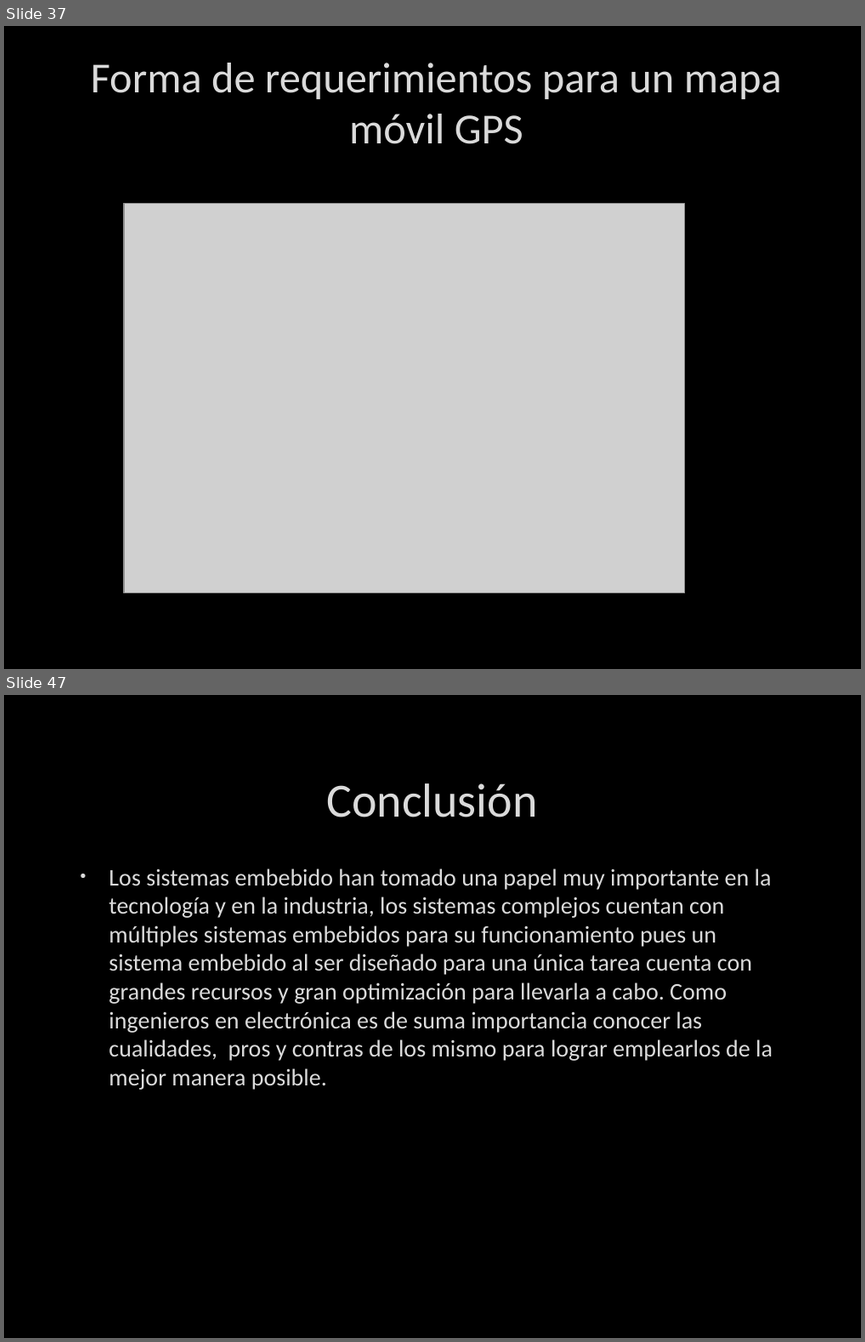
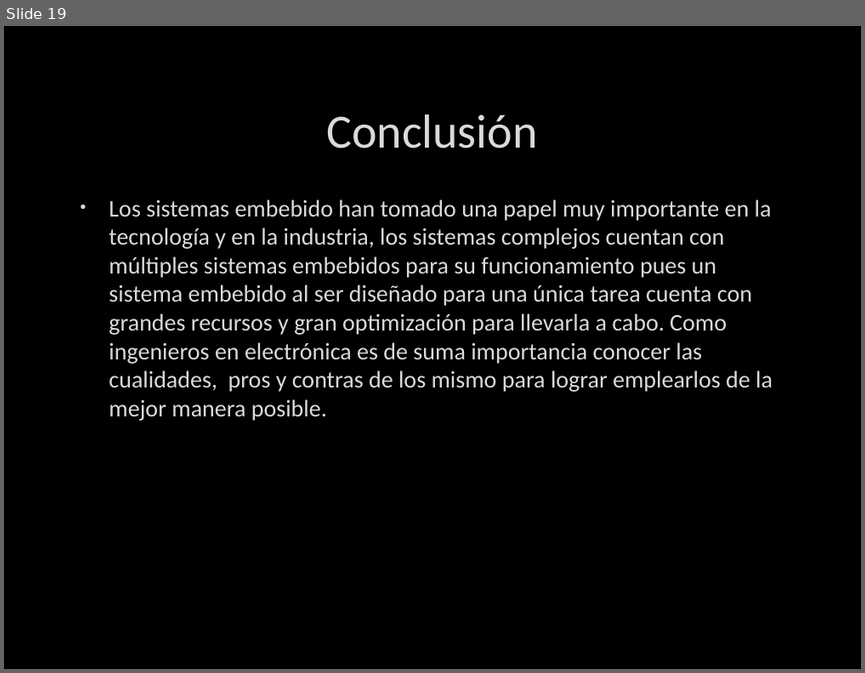
Before and after one commit to Erick-ARH/Sistemas-Embebidos, a slide deck: Presentaciones/Sistemas Embebidos/Sistemas Embebidos.pptx. Shown one above the other, each under a label of ours: slides 37 and 47 before the commit, slide 19 after it; the slides between them are not shown. The pictures are 865x1342 and 865x673 pixels, drawn with LibreOffice and Linux fonts; fonts in the diff are those of the drawing; grey boxes stand for pictures; background and template pictures are left out. Boxes give left, top, right and bottom in pixels: in the first picture for what was removed or moved away, otherwise in the second. Text is boxed around its words. In the diff, an @@ line names an element or a change of style, - is before the commit and + after.

```diff
--- a/Presentaciones/Sistemas Embebidos/Sistemas Embebidos.pptx
+++ b/Presentaciones/Sistemas Embebidos/Sistemas Embebidos.pptx
@@ slide 37 removed at bbox=[4, 26, 861, 669], background picture (left out) @@
@@ title removed at bbox=[91, 63, 782, 144] @@
-Forma de requerimientos para un mapa móvil GPS
@@ picture removed at bbox=[124, 204, 684, 592] @@
@@ what was slide 47 is now slide 19 @@
```
Also in this commit, not shown: 1 slide changed, 4 slides added, 30 other slides removed.
